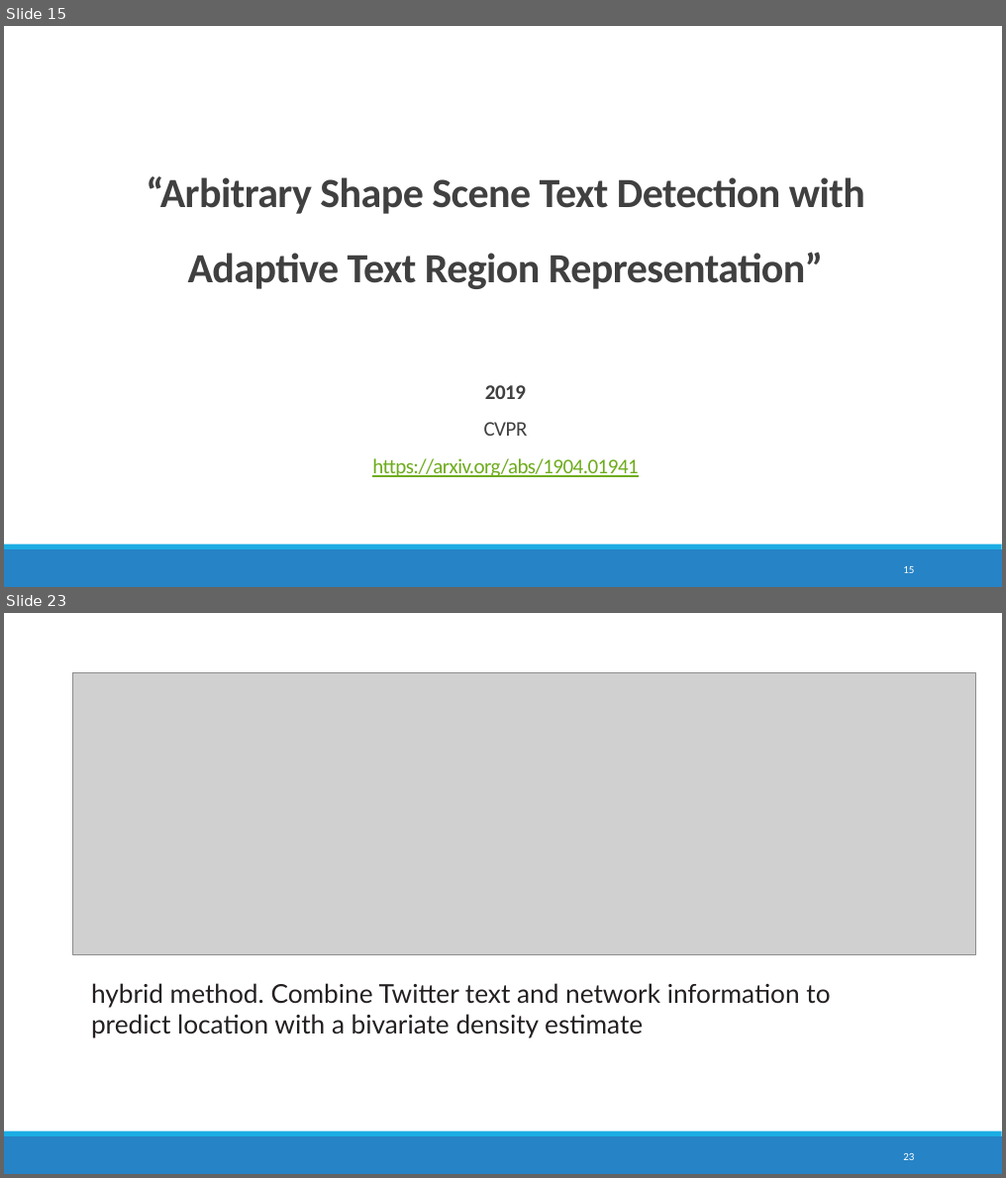
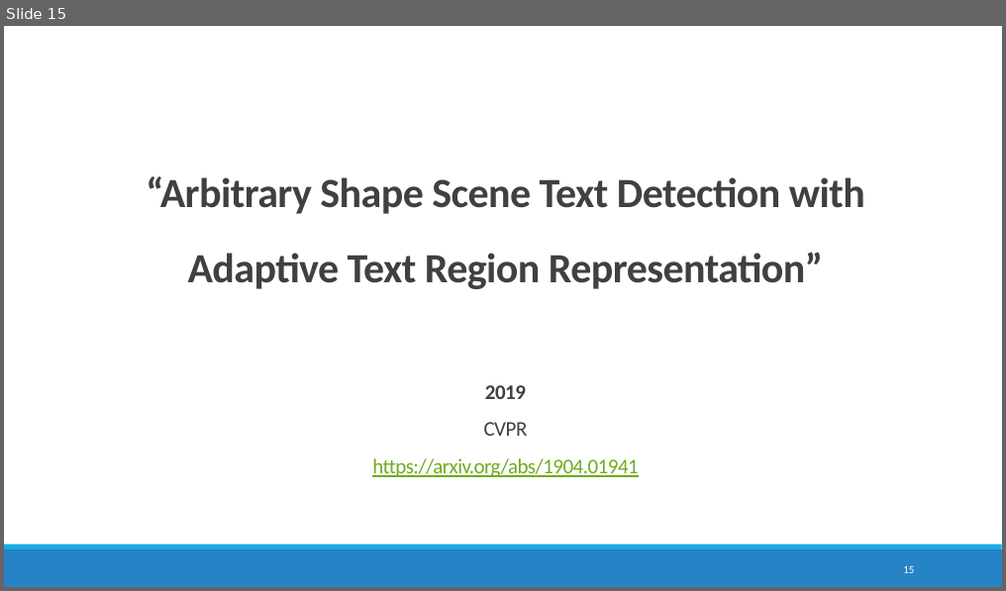
Before and after one commit to maryamhashemi/Text-Localization, a slide deck: Text Localization.pptx. Shown one above the other, each under a label of ours: slides 15 and 23 before the commit, slide 15 after it; the slides between them are not shown. The pictures are 1006x1178 and 1006x591 pixels, drawn with LibreOffice and Linux fonts; fonts in the diff are those of the drawing; grey boxes stand for pictures. Boxes give left, top, right and bottom in pixels: in the first picture for what was removed or moved away, otherwise in the second. Text is boxed around its words. In the diff, an @@ line names an element or a change of style, - is before the commit and + after.

```diff
--- a/Text Localization.pptx
+++ b/Text Localization.pptx
@@ slide 23 removed at <box>4,613,1002,1174</box>, background #FFFFFF; not listed: 2 template elements that a slide beside it also shows @@
@@ picture removed at <box>72,672,976,955</box> @@
@@ text removed at <box>91,983,830,1039</box> @@
-hybrid method. Combine Twitter text and network information to predict location with a bivariate density estimate
@@ page number removed at <box>903,1154,914,1160</box> @@
-23
```
Also in this commit, not shown: 23 other slides removed.
